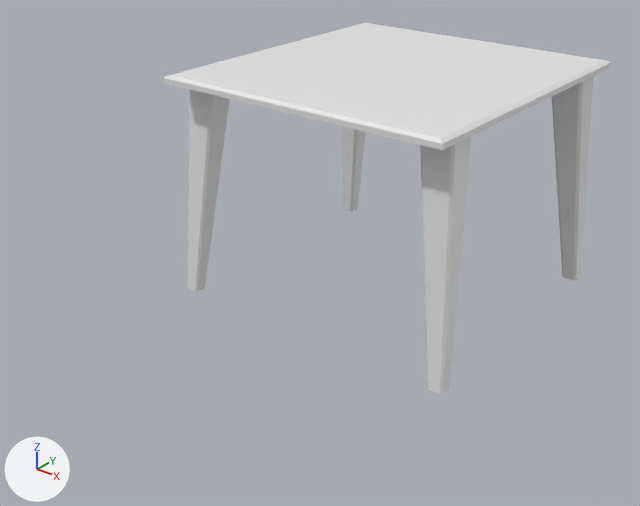
Renders of the FBX model TheCleanQueen/Assets/Art/Bedroom/Tafel.fbx from each side of a commit.
Camera for both pictures: a camera (50 mm lens) standing at (0.897, -1.334, 0.861) and looking at (-0.012, -0.197, 0.157). Every picture has the same lights, and +X, +Y and +Z are marked at lower left. Where no turn or scale is listed for an object, it has been applied to the vertices.
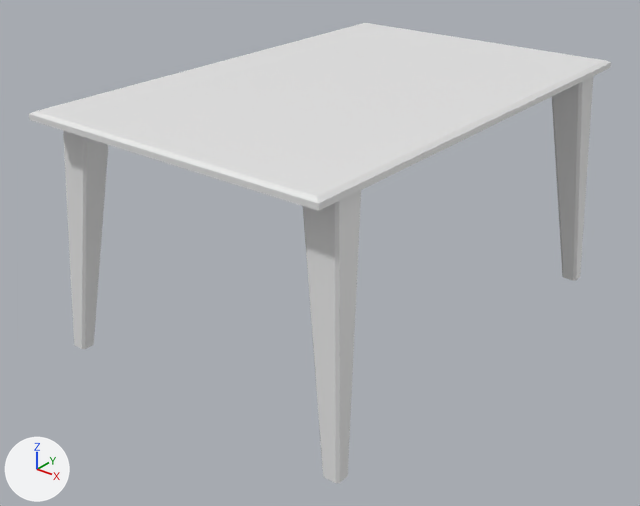
Changed parts and their boxes [x1, y1, x2, y2] in the pictures (640 x 506 px; the box of a moved part takes in the faces that stretch with it):
```json
{"object": "Cube", "change": "reshaped", "before": [163, 23, 611, 394], "after": [29, 23, 611, 483], "on screen": "30% wider, 24% taller"}
{"part": 1, "of": "me_cube", "change": "moved or reshaped", "before": [163, 76, 472, 394], "after": [29, 76, 472, 483]}
```

Edits to the scene script, one JSON object a line:
```json
{"block": "me_cube", "where": "# used by ob_cube; location = (0.0, 0.0, 0.0)"}
{"op": "remove", "block": "me_cube", "code": "me_cube.from_pydata(...)  # 108 vertices, 110 faces; spans x -0.3..0.3, y -0.297..0.303, z 0.02..0.46"}
{"op": "add", "block": "me_cube", "code": "me_cube.from_pydata(...)  # 108 vertices, 110 faces; spans x -0.3..0.3, y -0.575..0.303, z 0.02..0.46"}
{"block": "me_cube", "change": "me_cube part 1: 55 of the vertices in x -0.3..0.3, y -0.297..0.003, z 0.02..0.46 are moved by (0.0, -0.278, 0.0)"}
```
